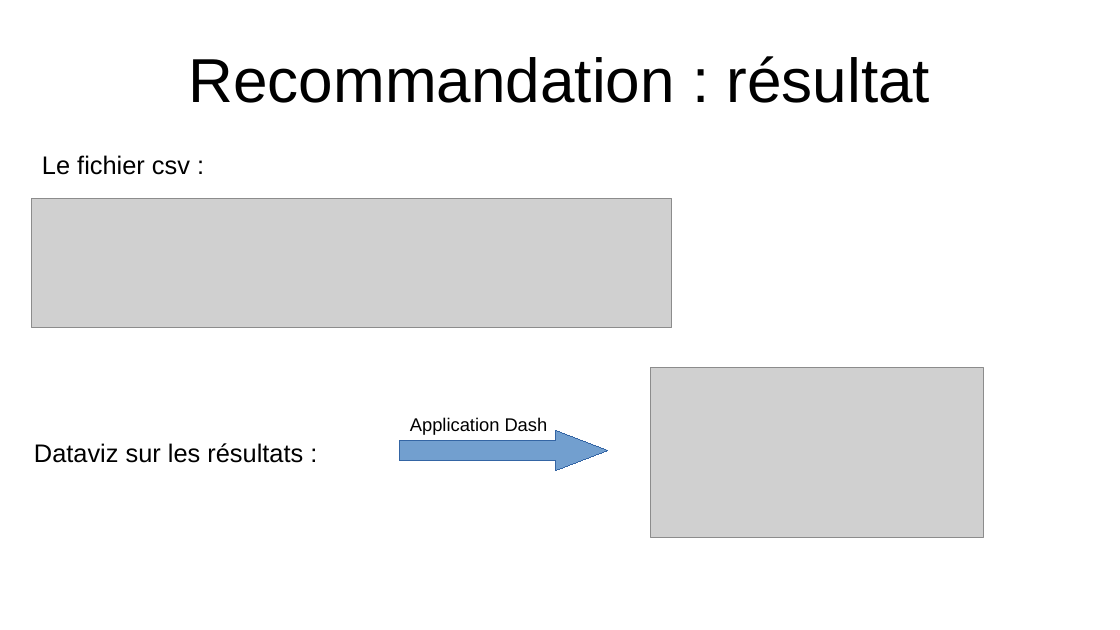
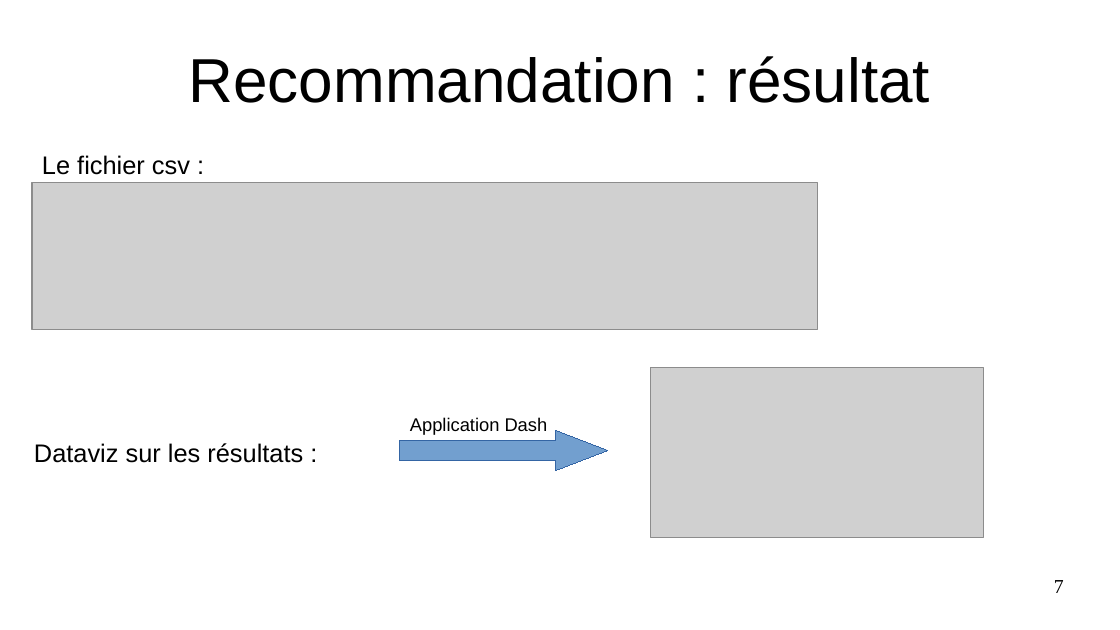
Before and after one commit to Koorg1996/filrouge, a slide deck: slide 7 of pieces_a_rendre/diapos.odp. Drawn at 1120x630 pixels with LibreOffice and Linux fonts; fonts in the diff are those of the drawing; grey boxes stand for pictures. Boxes give left, top, right and bottom in pixels: in the first picture for what was removed or moved away, otherwise in the second. Text is boxed around its words. In the diff, an @@ line names an element or a change of style, - is before the commit and + after.

```diff
--- a/pieces_a_rendre/diapos.odp
+++ b/pieces_a_rendre/diapos.odp
@@ picture: place and size @@
-picture at <box>32,198,672,327</box>
+picture at <box>32,183,817,330</box>
@@ page number added at <box>1054,580,1064,593</box>, 14 pt, text #000000 @@
+7
```
Also in this commit, not shown: 6 other slides changed, 1 slide added, 1 slide removed, 1 other file.
